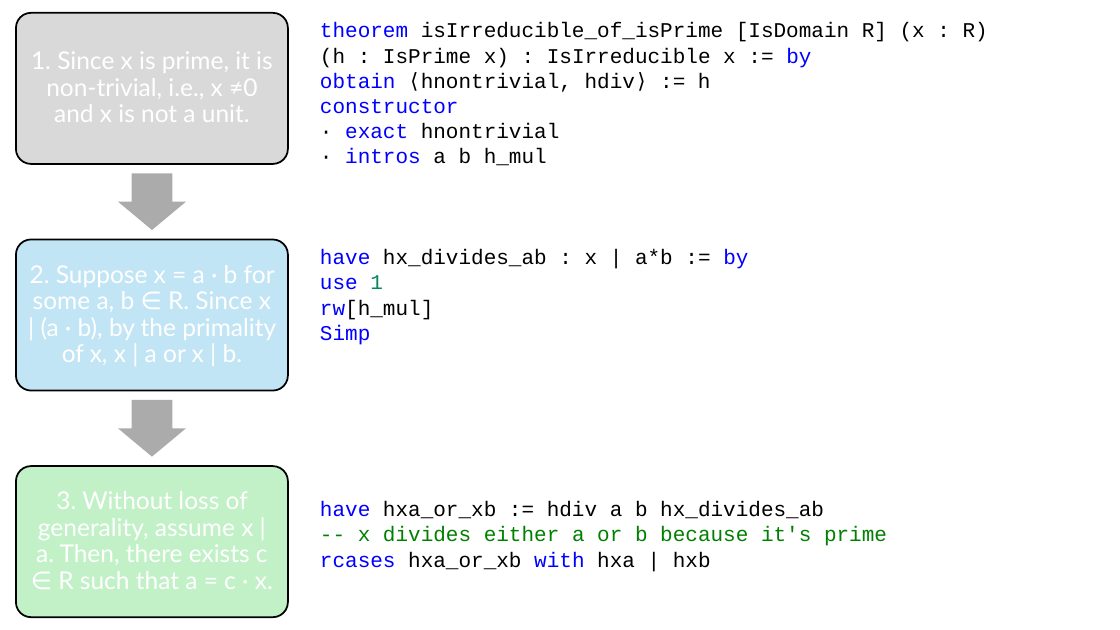
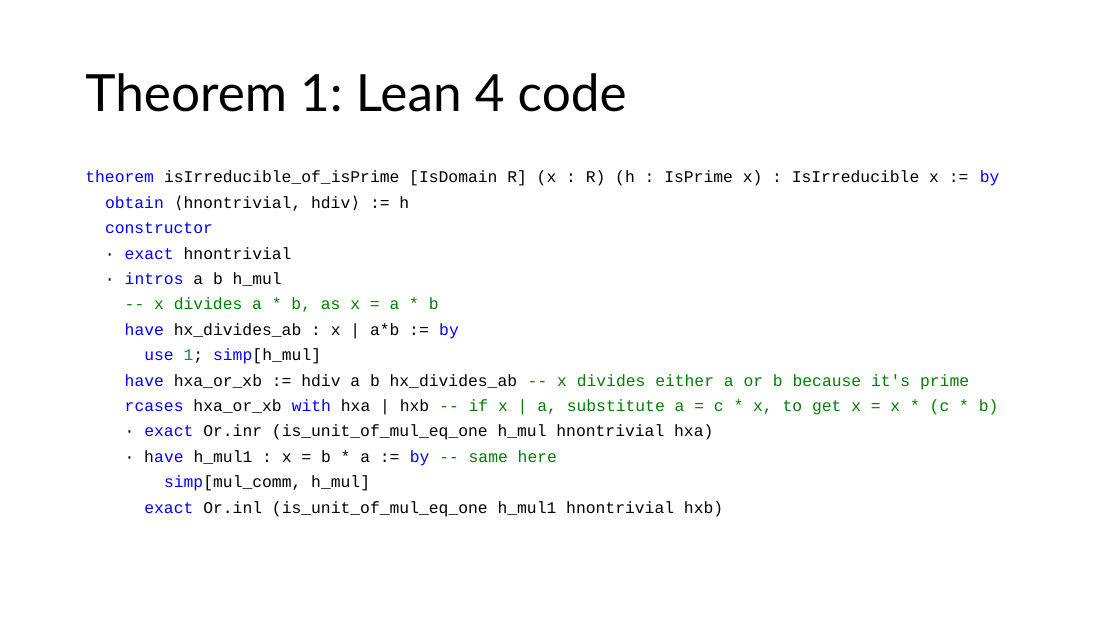
Before and after one commit to matematiflo/CompAssistedMath2024, a slide deck: slide 12 of Lean/Projects/06. Divisibility in rings (Algebra 1)/powerpoint/Lean Präsentation version 08.07.pptx (slide 31 before the commit). Drawn at 1120x630 pixels with LibreOffice and Linux fonts; fonts in the diff are those of the drawing. Boxes give left, top, right and bottom in pixels: in the first picture for what was removed or moved away, otherwise in the second. Text is boxed around its words. In the diff, an @@ line names an element or a change of style, - is before the commit and + after.

```diff
--- a/Lean/Projects/06. Divisibility in rings (Algebra 1)/powerpoint/Lean Präsentation version 08.07.pptx
+++ b/Lean/Projects/06. Divisibility in rings (Algebra 1)/powerpoint/Lean Präsentation version 08.07.pptx
@@ title added at (x1=85, y1=73, x2=627, y2=112), 44 pt, text #000000 @@
+Theorem 1: Lean 4 code
@@ text "theorem isIrreducible_of_isPrime [IsDomain R] (x ..." moved from (x1=320, y1=22, x2=988, y2=570) to (x1=85, y1=170, x2=1000, y2=517) @@
@@ text at (x1=85, y1=170, x2=1000, y2=186): text changed; size 18 to 14 pt @@
-theorem isIrreducible_of_isPrime [IsDomain R] (x : R)
-(h : IsPrime x) : IsIrreducible x := by
+theorem isIrreducible_of_isPrime [IsDomain R] (x : R) (h : IsPrime x) : IsIrreducible x := by
@@ text at (x1=105, y1=196, x2=459, y2=339): size 18 to 14 pt in "obtain ⟨hnontrivial, hdiv⟩ := h", "constructor", "· exact hnontrivial", "· intros a b h_mul" and 1 more places; line spacing 1 to 0.7; more space between paragraphs @@
@@ text at (x1=154, y1=297, x2=439, y2=312): paragraph added @@
+-- x divides a * b, as x = a * b
@@ text at (x1=125, y1=348, x2=999, y2=517): text changed; size 18 to 14 pt @@
-use 1
-rw[h_mul]
-Simp
-have hxa_or_xb := hdiv a b hx_divides_ab
--- x divides either a or b because it's prime
-rcases hxa_or_xb with hxa | hxb
+use 1; simp[h_mul]
+have hxa_or_xb := hdiv a b hx_divides_ab -- x divides either a or b because it's prime
+rcases hxa_or_xb with hxa | hxb -- if x | a, substitute a = c * x, to get x = x * (c * b)
+· exact Or.inr (is_unit_of_mul_eq_one h_mul hnontrivial hxa)
+· have h_mul1 : x = b * a := by -- same here
+simp[mul_comm, h_mul]
+exact Or.inl (is_unit_of_mul_eq_one h_mul1 hnontrivial hxb)
@@ group removed at (x1=16, y1=13, x2=288, y2=618): 3 rounded rectangles, 2 right arrows, 1 text @@
-1. Since x is prime, it is non-trivial, i.e., x ≠0 and x is not a unit.
```
Also in this commit, not shown: 7 other slides changed, 4 slides added, 19 slides removed, 1 other file.
